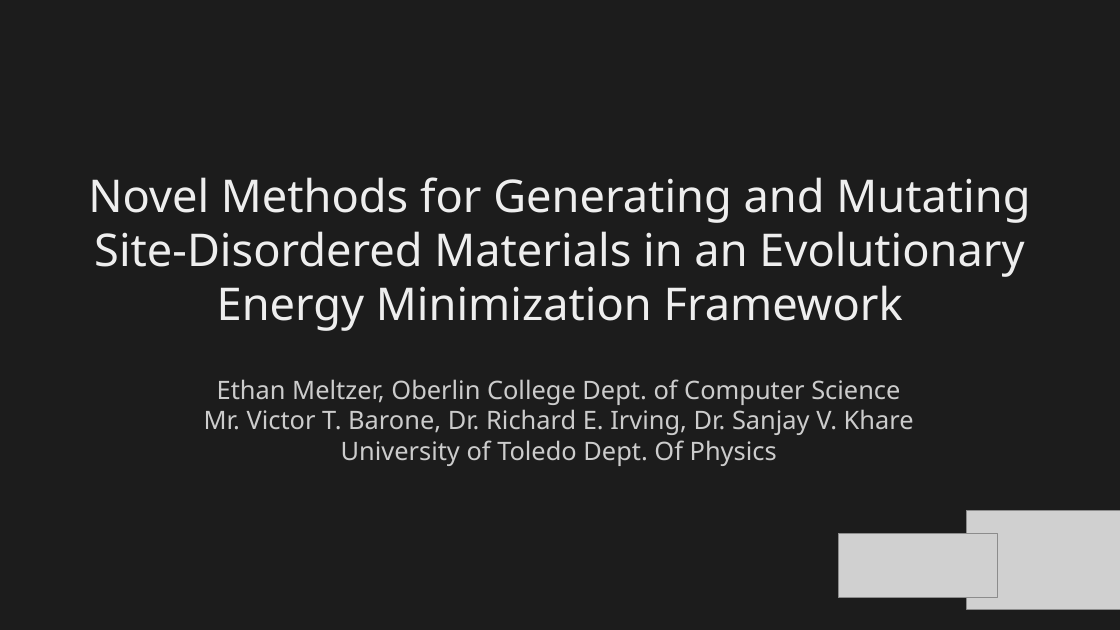
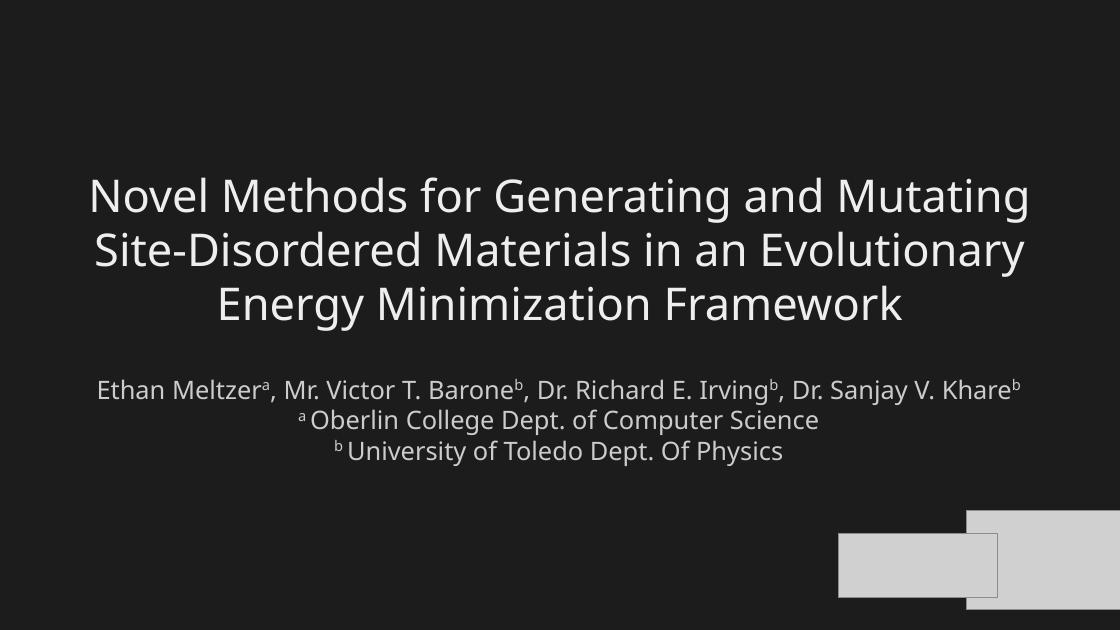
Before and after one commit to fenneltheloon/lattice-optimization, a slide deck: slide 1 of Final Presentation.odp. Drawn at 1120x630 pixels with LibreOffice and Linux fonts; fonts in the diff are those of the drawing; grey boxes stand for pictures. Boxes give left, top, right and bottom in pixels: in the first picture for what was removed or moved away, otherwise in the second. Text is boxed around its words. In the diff, an @@ line names an element or a change of style, - is before the commit and + after.

Commit message:
Added PDF slides

```diff
--- a/Final Presentation.odp
+++ b/Final Presentation.odp
@@ text at (x1=97, y1=379, x2=935, y2=466): text changed @@
-Ethan Meltzer, Oberlin College Dept. of Computer Science
-Mr. Victor T. Barone, Dr. Richard E. Irving, Dr. Sanjay V. Khare
-University of Toledo Dept. Of Physics
+Ethan Meltzera, Mr. Victor T. Baroneb, Dr. Richard E. Irvingb, Dr. Sanjay V. Khareb
+a Oberlin College Dept. of Computer Science
+b University of Toledo Dept. Of Physics
```
Also in this commit, not shown: 2 other slides changed, 2 other files.
